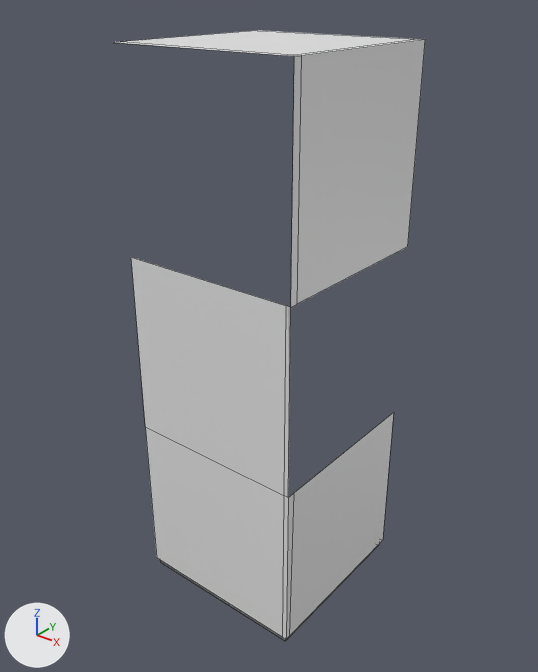
A saved change to the FBX model Assets/ModularKit/PlainCorner.fbx.
Rendered twice from a 50 mm lens placed at (2.24, -2.82, 3.27), pointed at (-0.02, 0.0, 1.52). The lights are fixed; the arrows at lower left show +X, +Y and +Z. The first picture is the older version. Mesh edges are drawn as thin lines. Where no turn or scale is listed for an object, it has been applied to the vertices. Vertices at exactly the same position are counted once.

The older version as bpy lines, for what is in view:
```python
me_mesh = bpy.data.meshes.new('Mesh')
me_mesh.from_pydata(...)  # 31 vertices, 18 faces; spans x 0.0..1.0, y -1.0..0.0, z 0.0..3.0
me_mesh.materials.append(mat_openpbr_shader1)  # white #e7e7e7
# before: 4 (0.0, -1.0, 1.0) at pixel (145, 426), 5 (1.0, -1.0, 1.0) at pixel (288, 497), 6 (1.0, 0.0, 1.0) at pixel (393, 412), 7 (0.0, -1.0, 2.0) at pixel (131, 257), 8 (1.0, -1.0, 2.0) at pixel (290, 307)
# before: 9 (1.0, 0.0, 2.0) at pixel (407, 246), 10 (0.0, -1.0, 3.0), 11 (1.0, -1.0, 3.0) at pixel (294, 56), 12 (1.0, 0.0, 3.0) at pixel (425, 39), 15 (0.96, -1.0, 3.0) at pixel (286, 55)
# before: 16 (0.98, -1.0, 1.0) at pixel (284, 495), 21 (1.0, -0.96, 1.0) at pixel (293, 493), 22 (1.0, -0.96, 3.0) at pixel (301, 55), 29 (1.0, -0.96, 2.0) at pixel (296, 304), 30 (0.98, -1.0, 2.0) at pixel (286, 305)
ob_plaincorner = bpy.data.objects.new('PlainCorner', me_mesh)
ob_plaincorner.location = (-0.5, 0.5, 0.0)
```
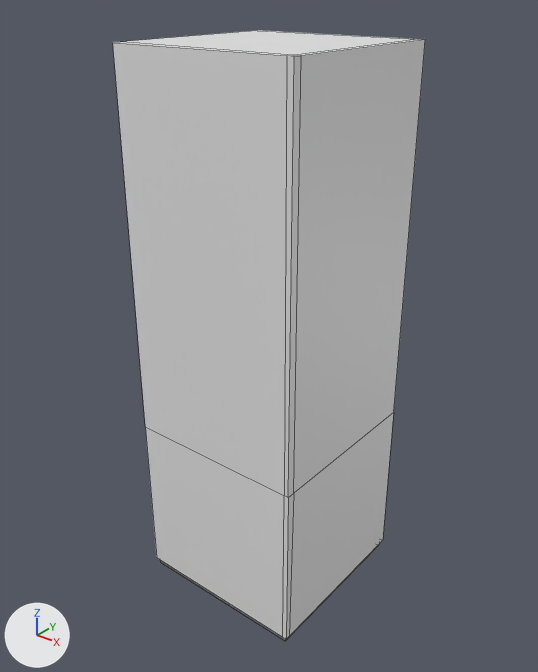
What changed in the scene script:
```text
Change me_mesh:
    used by ob_plaincorner; location = (-0.5, 0.5, 0.0)
    verts and faces of me_mesh; kept vertices keep their numbers, new ones are numbered from 31
    remove me_mesh.from_pydata(...)  # 31 vertices, 18 faces; spans x 0.0..1.0, y -1.0..0.0, z 0.0..3.0
    add me_mesh.from_pydata(...)  # 26 vertices, 18 faces; spans x 0.0..1.0, y -1.0..0.0, z 0.0..3.0
    me_mesh part 1
    add delete_vertices([7, 8, 9, 29, 30])  # with the faces that use them
    add faces += [(5, 16, 15, 11), (4, 10, 15, 16), (6, 21, 22, 12), (5, 11, 22, 21)]
```

Boxes [x1, y1, x2, y2] around the edits, measured in the pictures (538 x 672 px; the box of a moved part takes in the faces that stretch with it):
'PlainCorner', reshaped: before [115, 30, 425, 642]; after [113, 30, 425, 642]
part 1 of me_mesh, moved or reshaped: before [131, 55, 408, 497]; after [113, 42, 408, 497]
